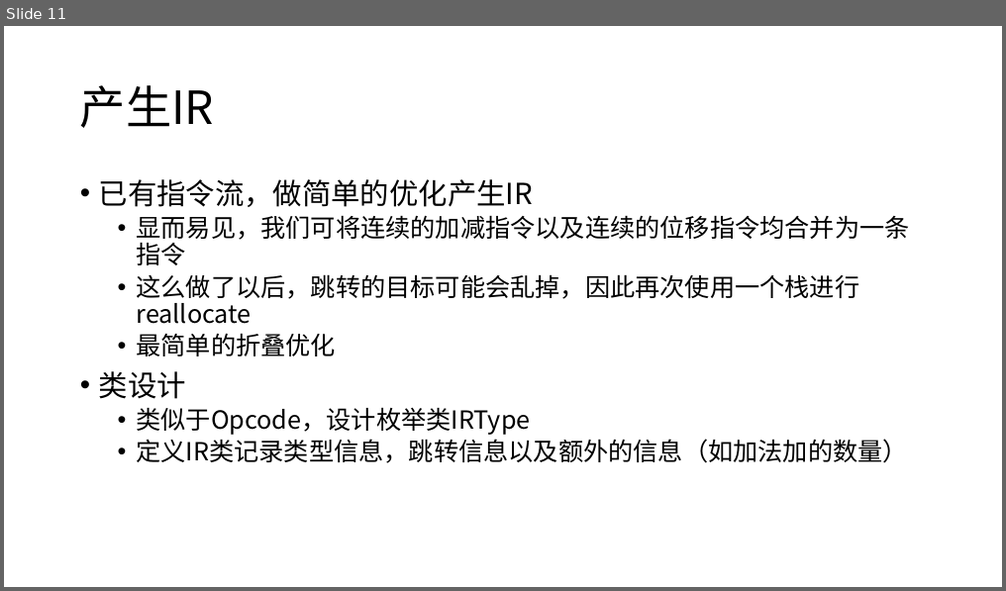
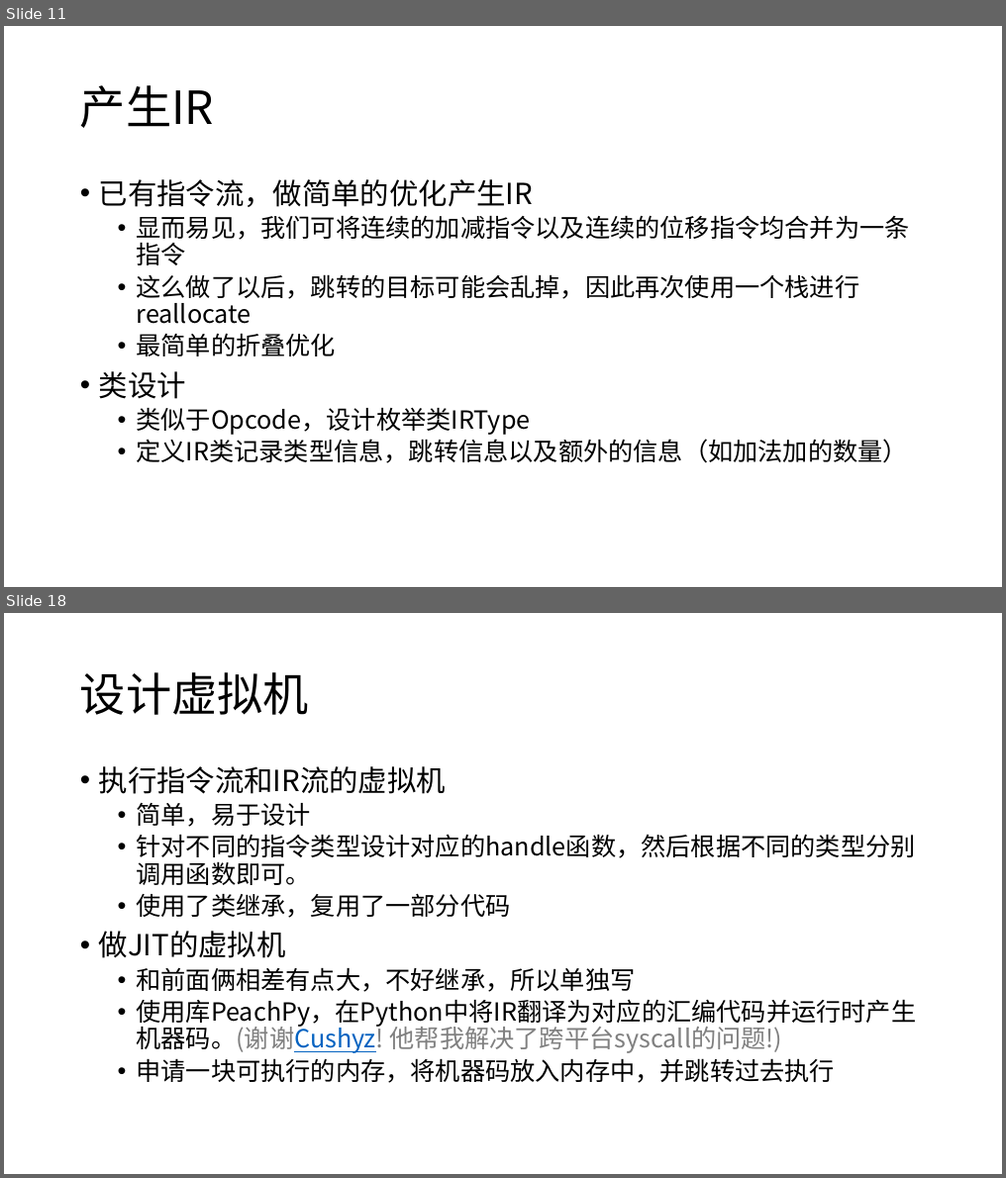
Before and after one commit to UshioA/bfpy, a slide deck: Python演示文稿.pptx. Shown one above the other, each under a label of ours: slide 11 before the commit, slides 11 and 18 after it; the slides between them are not shown. The pictures are 1006x591 and 1006x1178 pixels, drawn with LibreOffice and Linux fonts; fonts in the diff are those of the drawing. Boxes give left, top, right and bottom in pixels: in the first picture for what was removed or moved away, otherwise in the second. Text is boxed around its words. In the diff, an @@ line names an element or a change of style, - is before the commit and + after.

```diff
--- a/Python演示文稿.pptx
+++ b/Python演示文稿.pptx
@@ slide 18 added at bbox=[4, 613, 1002, 1174], background #FFFFFF @@
@@ title added at bbox=[80, 672, 309, 715], 44 pt, text #000000 @@
+设计虚拟机
@@ text added at bbox=[99, 766, 917, 1083], 24 pt, text #000000 @@
+• 执行指令流和IR流的虚拟机
+  • 简单，易于设计
+  • 针对不同的指令类型设计对应的handle函数，然后根据不同的类型分别调用函数即可。
+  • 使用了类继承，复用了一部分代码
+• 做JIT的虚拟机
+  • 和前面俩相差有点大，不好继承，所以单独写
+  • 使用库PeachPy，在Python中将IR翻译为对应的汇编代码并运行时产生机器码。(谢谢Cushyz! 他帮我解决了跨平台syscall的问题!)
+  • 申请一块可执行的内存，将机器码放入内存中，并跳转过去执行
```
Also in this commit, not shown: 2 slides changed, 10 other slides added, 1 slide removed.
